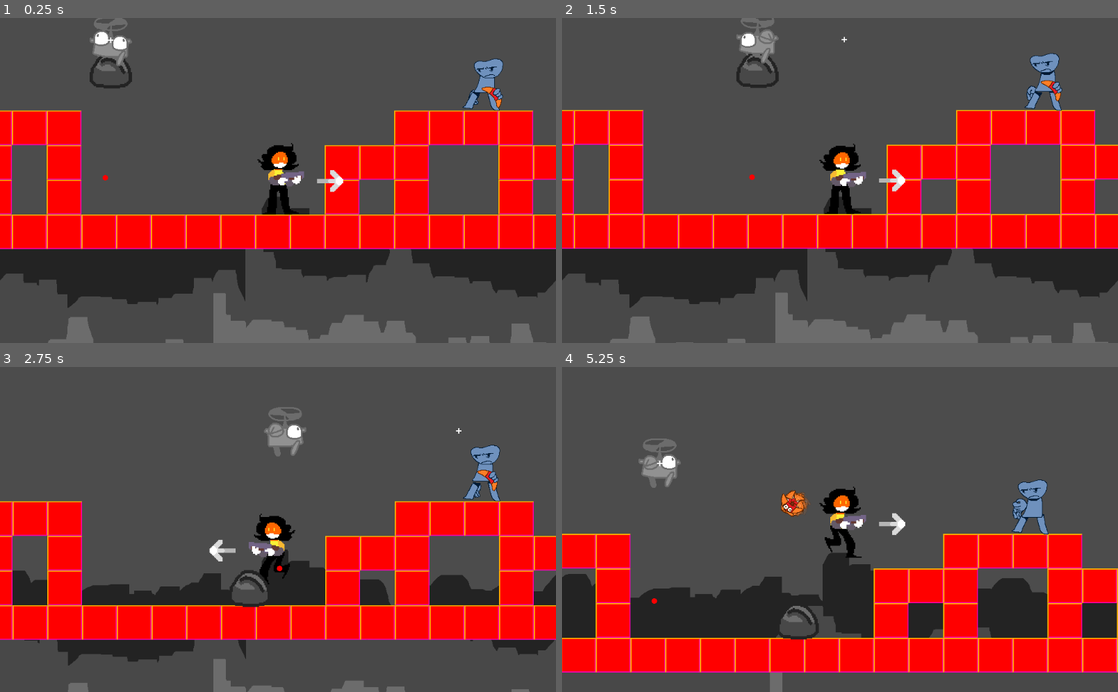
Above: before the commit, frames 1-4 (two rows, left to right).
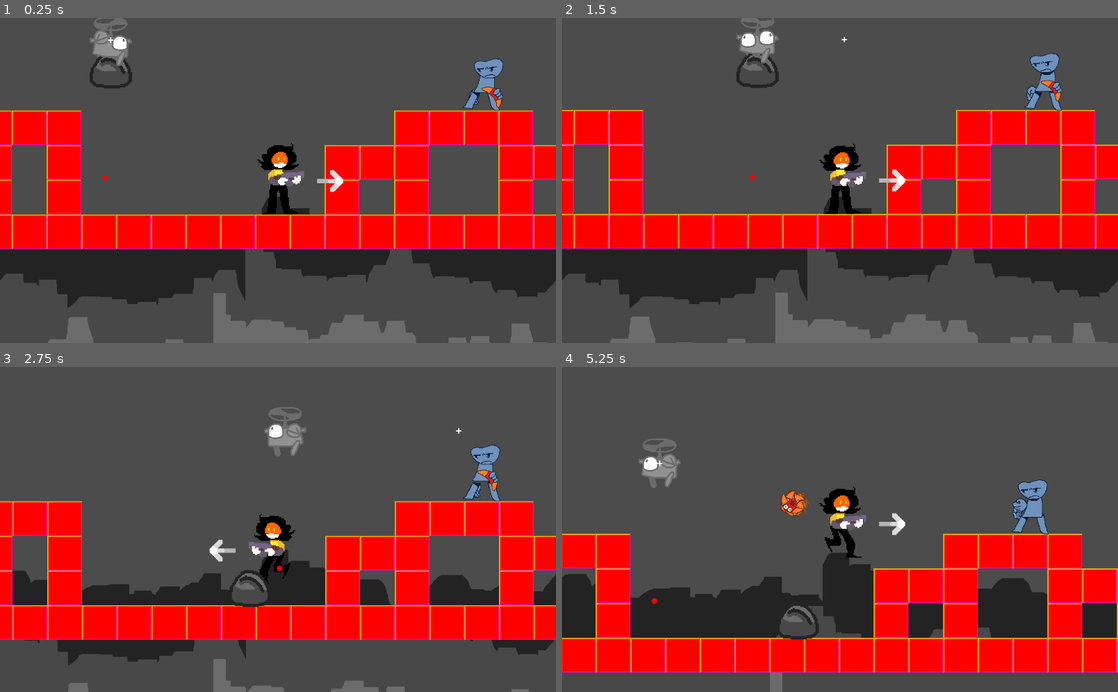
Above: after the commit, the same moments.

Repository: loopies2600/Sillarium
Game: Godot game, scene res://scenes/Levels/Test/TestScene.tscn
The game is run twice, just before and just after one commit, with the same random seed, the same clock (stepped at 60 frames per second) and the same inputs. This scene is started directly instead of the project's main scene.
Inputs:
- Up to frame 1 (0.25 s): no input
- Up to frame 2 (1.5 s): hold C (input_hold) 0.53-1.28 s; tap Up (jump) at 0.77 s; tap S (look_down) at 1.35 s
- Up to frame 3 (2.75 s): tap Up (jump) at 1.52 s; hold A (look_left) from 2.03 s (still down)
- Up to frame 4 (5.25 s): release A (look_left) at 2.78 s; tap D (look_right) at 2.85 s; tap Up (jump) at 3.02, 3.77, 4.52 s; hold W (look_up) 3.53-4.28 s; tap Down (shoot) at 4.35 s; hold C (input_hold) from 5.03 s (still down)

The runs differ from the first frame. In frame 1, less than 0.1% of the frame differs, in the area x 16-20%, y 3-9%; in frame 2, less than 0.1%; in frame 3, 0.2%, in the area x 48-55%, y 17-23%; in frame 4, 0.2%.

Commit message:
caranon wall crawl (work in progress)

Diff:
--- /dev/null
+++ b/CaranonWallTest.tscn
@@ -0,0 +1,16 @@
+[gd_scene load_steps=3 format=2]
+
+[ext_resource path="res://scenes/enemy/caranon/Caranon.tscn" type="PackedScene" id=1]
+[ext_resource path="res://sprites/TestTileset.tres" type="TileSet" id=2]
+
+[node name="World" type="Node2D"]
+
+[node name="TileMap" type="TileMap" parent="."]
+tile_set = ExtResource( 2 )
+collision_layer = 64
+collision_mask = 7
+format = 1
+tile_data = PoolIntArray( 0, 0, 0, 7, 0, 0, 8, 0, 0, 9, 0, 0, 10, 0, 0, 11, 0, 0, 12, 0, 0, 13, 0, 0, 14, 0, 0, 15, 0, 0, 65536, 0, 0, 65543, 0, 0, 65551, 0, 0, 131072, 0, 0, 131079, 0, 0, 131087, 0, 0, 196608, 0, 0, 196615, 0, 0, 196623, 0, 0, 262144, 0, 0, 262151, 0, 0, 262159, 0, 0, 327680, 0, 0, 327687, 0, 0, 327688, 0, 0, 327689, 0, 0, 327690, 0, 0, 327695, 0, 0, 393216, 0, 0, 393231, 0, 0, 458752, 0, 0, 458767, 0, 0, 524288, 0, 0, 524289, 0, 0, 524290, 0, 0, 524291, 0, 0, 524292, 0, 0, 524293, 0, 0, 524294, 0, 0, 524295, 0, 0, 524296, 0, 0, 524297, 0, 0, 524298, 0, 0, 524299, 0, 0, 524300, 0, 0, 524301, 0, 0, 524302, 0, 0, 524303, 0, 0 )
+
+[node name="Caranon" parent="." instance=ExtResource( 1 )]
+position = Vector2( 618, 281 )
--- a/scenes/enemy/caranon/Caranon.tscn
+++ b/scenes/enemy/caranon/Caranon.tscn
@@ -188,7 +188,7 @@
 "times": PoolRealArray( 0, 0.1, 0.2, 0.5 )
 }
 tracks/13/type = "method"
-tracks/13/path = NodePath("..")
+tracks/13/path = NodePath("../..")
 tracks/13/interp = 1
 tracks/13/loop_wrap = true
 tracks/13/imported = false
@@ -351,72 +351,73 @@
 }
 
 [sub_resource type="RectangleShape2D" id=13]
-extents = Vector2( 29, 20 )
-
-[sub_resource type="Curve2D" id=14]
-_data = {
-"points": PoolVector2Array(  )
-}
-
-[node name="Caranon" type="Area2D"]
-position = Vector2( 288, 480 )
+extents = Vector2( 12, 31 )
+
+[sub_resource type="RectangleShape2D" id=14]
+extents = Vector2( 18, 21 )
+
+[node name="Caranon" type="KinematicBody2D"]
+position = Vector2( 292, 484 )
 script = ExtResource( 2 )
 projectile = ExtResource( 3 )
 
-[node name="Graphics" type="Node2D" parent="."]
+[node name="Area2D" type="Area2D" parent="."]
+position = Vector2( 30, 21 )
+collision_layer = 4
+collision_mask = 33
+
+[node name="Graphics" type="Node2D" parent="Area2D"]
 position = Vector2( -30, -21 )
 
-[node name="Shell" type="Sprite" parent="Graphics"]
+[node name="Shell" type="Sprite" parent="Area2D/Graphics"]
 texture = SubResource( 1 )
 
-[node name="Head" type="Sprite" parent="Graphics/Shell"]
+[node name="Head" type="Sprite" parent="Area2D/Graphics/Shell"]
 position = Vector2( 26, -2 )
 z_index = -1
 texture = SubResource( 2 )
 
-[node name="Eyes" type="Sprite" parent="Graphics/Shell/Head"]
+[node name="Eyes" type="Sprite" parent="Area2D/Graphics/Shell/Head"]
 position = Vector2( 5, -16 )
 scale = Vector2( 0.8, 0.9 )
 z_index = 1
 texture = SubResource( 3 )
 
-[node name="Eyebrows" type="Sprite" parent="Graphics/Shell/Head/Eyes"]
+[node name="Eyebrows" type="Sprite" parent="Area2D/Graphics/Shell/Head/Eyes"]
 position = Vector2( -1, -16 )
 texture = SubResource( 4 )
 
-[node name="PupilL" type="Sprite" parent="Graphics/Shell/Head/Eyes"]
+[node name="PupilL" type="Sprite" parent="Area2D/Graphics/Shell/Head/Eyes"]
 position = Vector2( -9, 0 )
 texture = SubResource( 5 )
 
-[node name="PupilR" type="Sprite" parent="Graphics/Shell/Head/Eyes"]
+[node name="PupilR" type="Sprite" parent="Area2D/Graphics/Shell/Head/Eyes"]
 position = Vector2( 9, -1 )
 texture = SubResource( 6 )
 flip_h = true
 
-[node name="Cannon" type="Sprite" parent="Graphics/Shell/Head"]
+[node name="Cannon" type="Sprite" parent="Area2D/Graphics/Shell/Head"]
 position = Vector2( 4, -33 )
 texture = SubResource( 7 )
 
-[node name="Mouth" type="Sprite" parent="Graphics/Shell/Head"]
+[node name="Mouth" type="Sprite" parent="Area2D/Graphics/Shell/Head"]
 position = Vector2( 5, 7 )
 texture = SubResource( 8 )
 
-[node name="AnimationPlayer" type="AnimationPlayer" parent="Graphics"]
+[node name="AnimationPlayer" type="AnimationPlayer" parent="Area2D/Graphics"]
 anims/Firing = SubResource( 9 )
 anims/Hiding = SubResource( 10 )
 anims/Showing = SubResource( 11 )
 anims/Slithering = SubResource( 12 )
 
+[node name="Hitbox" type="CollisionShape2D" parent="Area2D"]
+position = Vector2( 1, -31 )
+shape = SubResource( 13 )
+
 [node name="CollisionShape2D" type="CollisionShape2D" parent="."]
-position = Vector2( -18, -20 )
-shape = SubResource( 13 )
+shape = SubResource( 14 )
 
 [node name="BulletStartPosition" type="Position2D" parent="."]
-position = Vector2( 0, -65 )
+position = Vector2( 30, -44 )
 
 [node name="ShootTimer" type="Timer" parent="."]
-
-[node name="Path2D" type="Path2D" parent="."]
-curve = SubResource( 14 )
-
-[node name="PathFollow2D" type="PathFollow2D" parent="Path2D"]
--- a/scenes/enemy/caranon/CaranonController.gd
+++ b/scenes/enemy/caranon/CaranonController.gd
@@ -1,31 +1,67 @@
-extends "res://scenes/enemy/BasicEnemyController.gd"
+extends KinematicBody2D
 
-onready var animPlayer = $Graphics/AnimationPlayer
+onready var animPlayer = $Area2D/Graphics/AnimationPlayer
 onready var shotStartPos = $BulletStartPosition
 onready var fireTimer = $ShootTimer
 
 export (PackedScene) var projectile
 export (float) var speed = 50
 export (float) var firingTime = 3
+export (float) var gravityStrength = 50
+export (Vector2) var gravityDirection = Vector2.DOWN
 
-var currentSpeed
+var velocity = Vector2()
+var moving = true
 
 func _ready():
 	fireTimer.connect("timeout", self, "OnFireTimerTimeout")
 	animPlayer.play("Slithering")
 	fireTimer.wait_time = firingTime
 	fireTimer.start()
-	currentSpeed = speed
 
 func _physics_process(delta):
-	position.x += speed * delta
+	HandleMovement(delta)
+
+func HandleMovement(delta):
+	var touchingSurface = false
+
+	if is_on_wall():
+		rotation = PI * 3 / 2
+		velocity = Vector2(gravityStrength, -speed)
+		touchingSurface = true
+	elif is_on_floor():
+		rotation = 0
+		velocity = Vector2(speed, gravityStrength)
+		touchingSurface = true
+	if is_on_ceiling():
+		rotation = PI
+		velocity = Vector2(-speed, -gravityStrength)
+		touchingSurface = true
+
+	if !touchingSurface:
+		velocity.y += gravityStrength * delta
+
+	if moving:
+		velocity = move_and_slide(velocity, Vector2.UP)
+
+func AdjustToFloor():
+	rotation = 0
+	velocity = Vector2(speed, gravityStrength)
+
+func AdjustToWall():
+	rotation = PI*3/2
+	velocity = Vector2(gravityStrength, -speed)
+
+func AdjustToCeiling():
+	rotation = PI * 2
+	velocity = Vector2(-speed, -gravityStrength)
 
 func PlaySlitherAnim():
-	currentSpeed = speed
+	moving = true
 	animPlayer.play("Slithering")
 
 func OnFireTimerTimeout():
-	currentSpeed = 0
+	moving = false
 	animPlayer.play("Firing")
 
 func Fire():
--- a/scenes/enemy/lebipi/Lebipi.tscn
+++ b/scenes/enemy/lebipi/Lebipi.tscn
@@ -168,7 +168,6 @@
 position = Vector2( 16, 0 )
 frames = SubResource( 7 )
 animation = "Looking"
-frame = 1
 playing = true
 flip_h = true
 
@@ -176,7 +175,6 @@
 position = Vector2( -14, 0 )
 frames = SubResource( 9 )
 animation = "Looking"
-frame = 1
 playing = true
 
 [node name="AnimationPlayer" type="AnimationPlayer" parent="KinematicBody2D/Graphics"]
